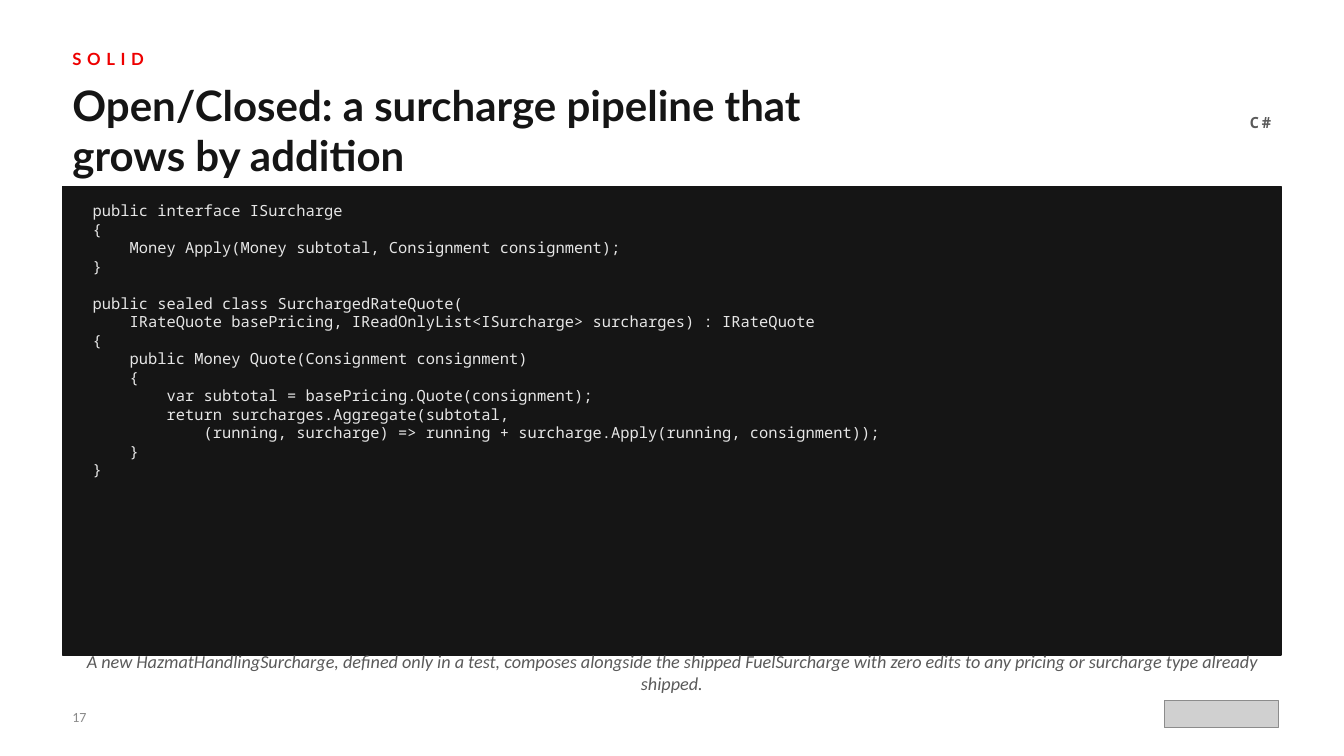
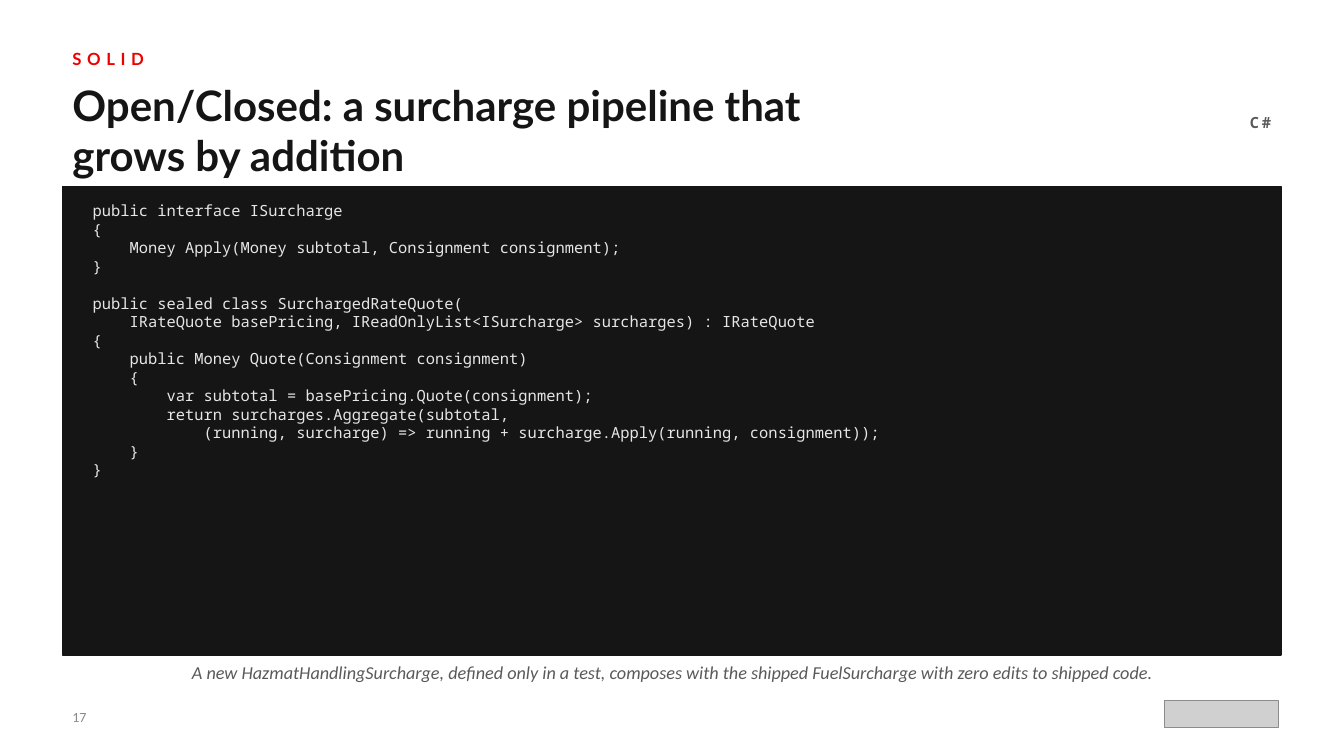
Before and after one commit to patterncatalyst/csharp-design-patterns, a slide deck: slide 17 of presentation/csharp-design-patterns-101-patterns-and-solid.pptx. Drawn at 1344x756 pixels with LibreOffice and Linux fonts; fonts in the diff are those of the drawing; grey boxes stand for pictures. Boxes give left, top, right and bottom in pixels: in the first picture for what was removed or moved away, otherwise in the second. Text is boxed around its words. In the diff, an @@ line names an element or a change of style, - is before the commit and + after.

```diff
--- a/presentation/csharp-design-patterns-101-patterns-and-solid.pptx
+++ b/presentation/csharp-design-patterns-101-patterns-and-solid.pptx
@@ text at <box>192,666,1152,682</box>: text changed @@
-A new HazmatHandlingSurcharge, defined only in a test, composes alongside the shipped FuelSurcharge with zero edits to any pricing or surcharge type already shipped.
+A new HazmatHandlingSurcharge, defined only in a test, composes with the shipped FuelSurcharge with zero edits to shipped code.
```
Also in this commit, not shown: 4 other slides changed, 1 other file.
